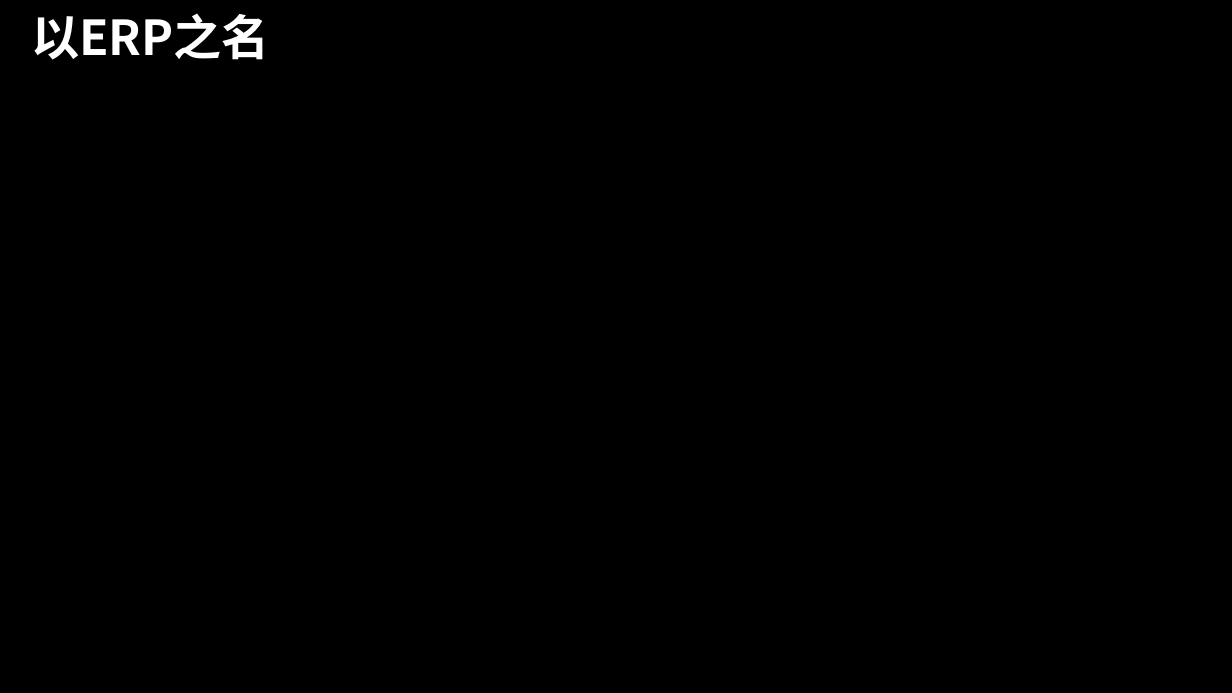
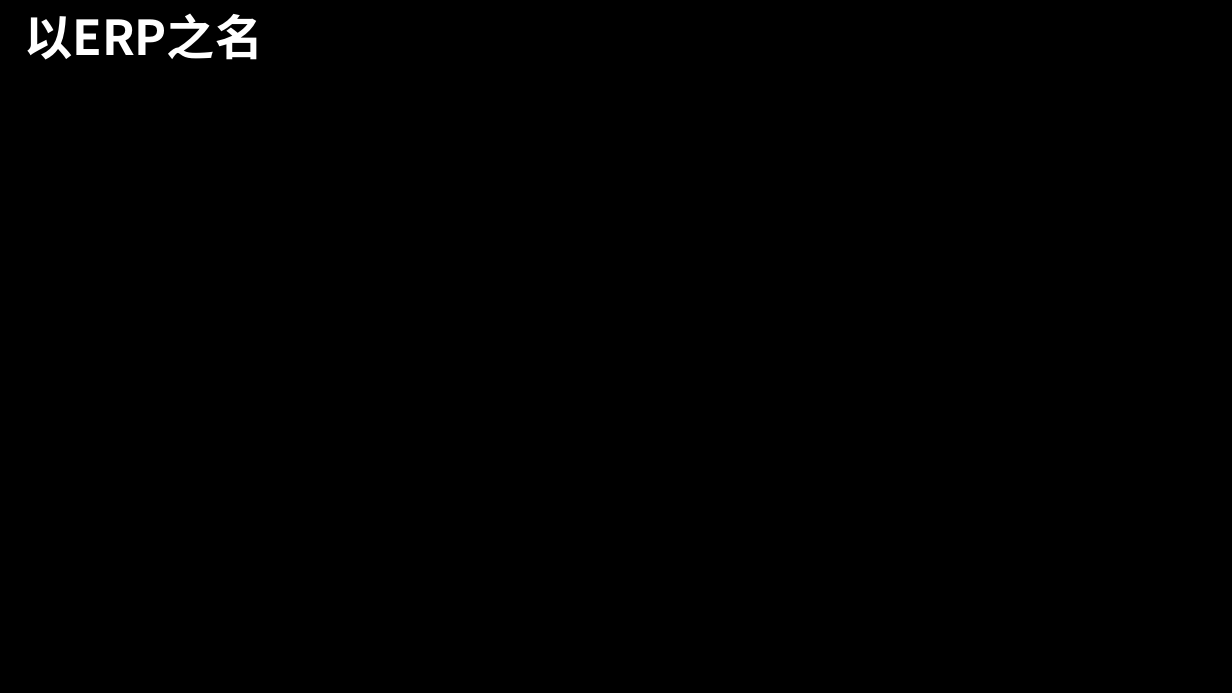
Before and after one commit to dislin/MyProject, a slide deck: slide 3 of Sinopec/Document/你的ERP.pptx. Drawn at 1232x693 pixels with LibreOffice and Linux fonts; fonts in the diff are those of the drawing; background and template pictures are left out. Boxes give left, top, right and bottom in pixels: in the first picture for what was removed or moved away, otherwise in the second. Text is boxed around its words. In the diff, an @@ line names an element or a change of style, - is before the commit and + after.

```diff
--- a/Sinopec/Document/你的ERP.pptx
+++ b/Sinopec/Document/你的ERP.pptx
@@ title "以ERP之名" moved from (x1=31, y1=13, x2=270, y2=60) to (x1=25, y1=13, x2=264, y2=60) @@
```
Also in this commit, not shown: 13 other slides changed, 4 slides added.
